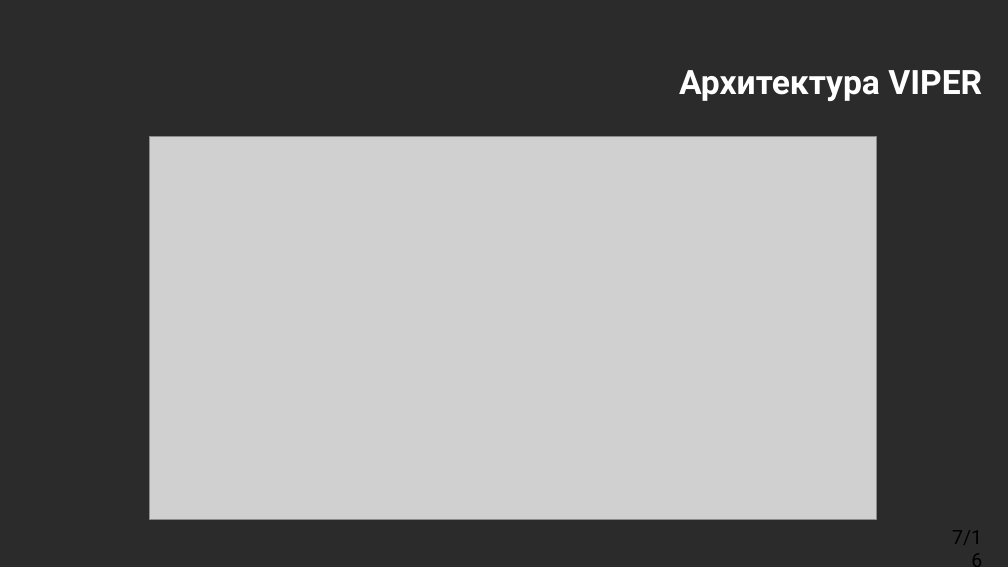
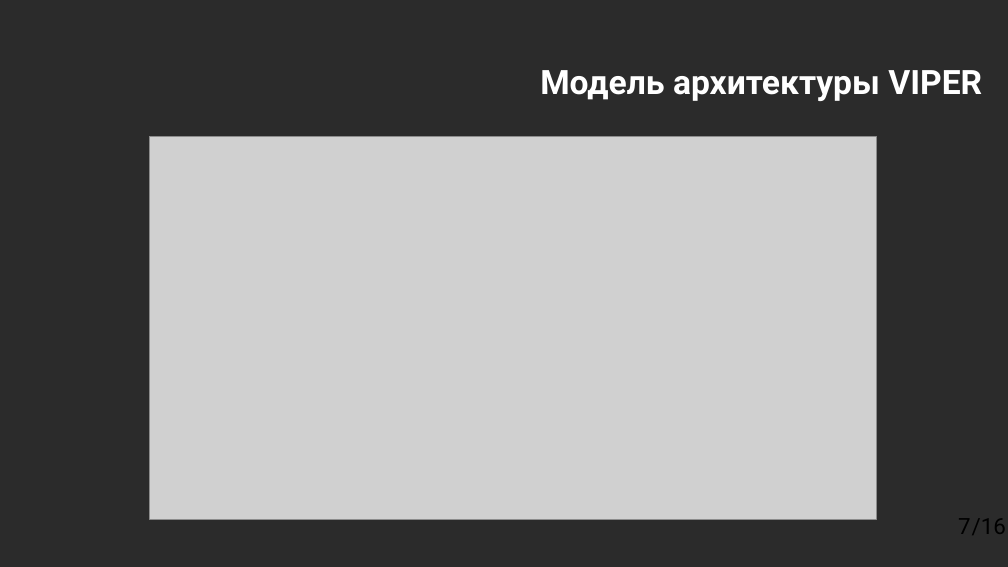
Before and after one commit to BRKot/DiplomGit, a slide deck: slide 7 of Пантелеевы Артём.pptx. Drawn at 1008x567 pixels with LibreOffice and Linux fonts; fonts in the diff are those of the drawing; grey boxes stand for pictures; background and template pictures are left out; a plain dark background stands for a picture behind light text. Boxes give left, top, right and bottom in pixels: in the first picture for what was removed or moved away, otherwise in the second. Text is boxed around its words. In the diff, an @@ line names an element or a change of style, - is before the commit and + after.

```diff
--- a/Пантелеевы Артём.pptx
+++ b/Пантелеевы Артём.pptx
@@ title at <box>540,70,982,101</box>: text changed @@
-Архитектура VIPER
+Модель архитектуры VIPER
@@ text "/16" at <box>958,519,1006,535</box>: vertical alignment top to middle @@
@@ text at <box>958,519,1006,535</box>: text changed; size 14 to 16 pt @@
-7/16
+/16
@@ page number added at <box>958,519,1006,535</box>, 16 pt, text #000000 @@
+7
```
Also in this commit, not shown: 15 other slides changed, 14 other files.
